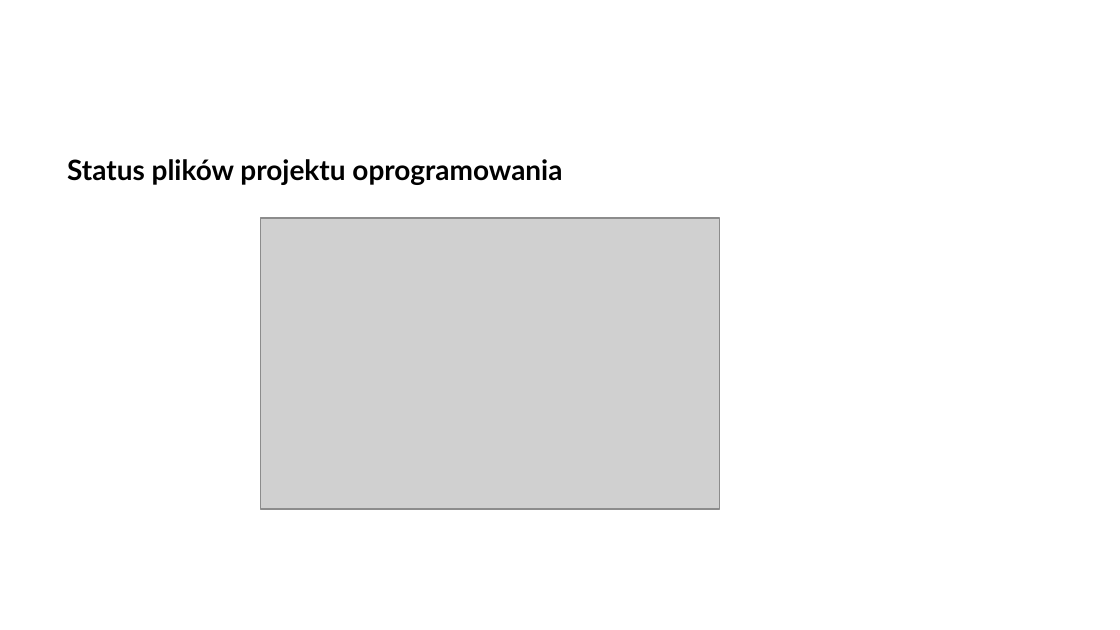
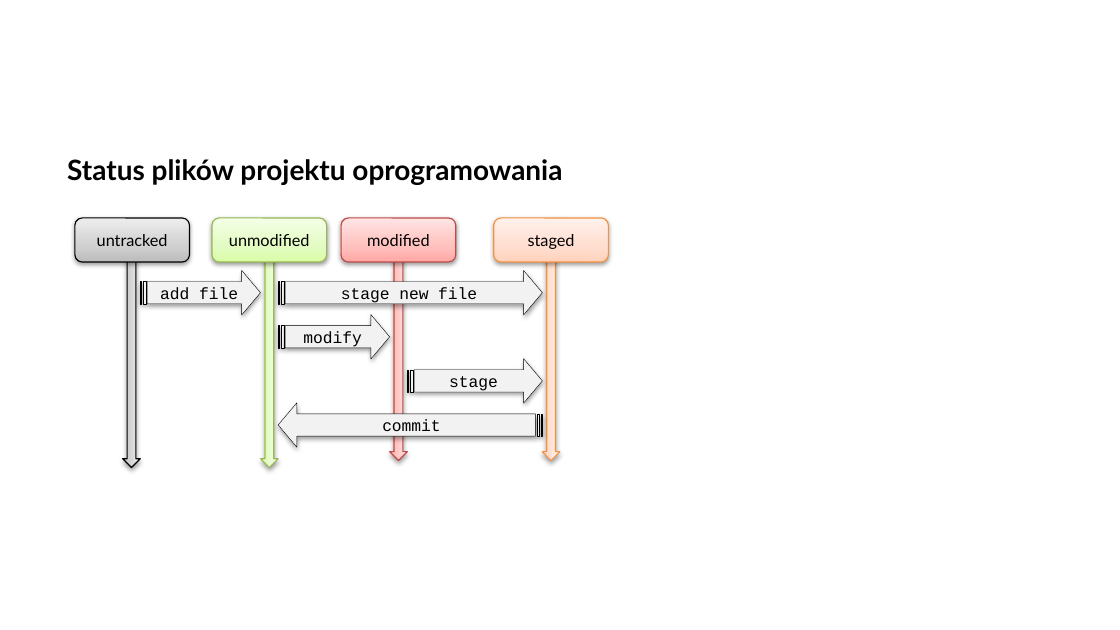
Before and after one commit to arturkwiek/gitlab-tutorial, a slide deck: slide 7 of gitLab - tutorial - git.pptx. Drawn at 1120x630 pixels with LibreOffice and Linux fonts; fonts in the diff are those of the drawing; grey boxes stand for pictures; background and template pictures are left out. Boxes give left, top, right and bottom in pixels: in the first picture for what was removed or moved away, otherwise in the second. Text is boxed around its words. In the diff, an @@ line names an element or a change of style, - is before the commit and + after.

```diff
--- a/gitLab - tutorial - git.pptx
+++ b/gitLab - tutorial - git.pptx
@@ rounded rectangle added at (75,218,189,262), fill gradient #BDBDBD to #D1D1D1 to #EEEEEE, outline #000000 0.75 pt, 10.5 pt, text #000000 @@
+untracked
@@ rounded rectangle added at (212,218,326,262), fill gradient #DAFDA7 to #E4FCC2 to #F5FFE7, outline #98B955 0.75 pt, 10.5 pt, text #000000 @@
+unmodified
@@ picture removed at (260,218,719,510) @@
@@ rounded rectangle added at (342,218,456,262), fill gradient #FFA6A5 to #FFC0BF to #FFE7E7, outline #BF4C48 0.75 pt, 10.5 pt, text #000000 @@
+modified
@@ rounded rectangle added at (494,218,608,262), fill gradient #FFD2BD to #FFDED0 to #FFF2ED, outline #F69240 0.75 pt, 10.5 pt, text #000000 @@
+staged
@@ right arrow added at (123,247,141,468), fill gradient #BDBDBD to #D1D1D1 to #EEEEEE, outline #000000 0.75 pt @@
@@ right arrow added at (260,247,278,468), fill gradient #DAFDA7 to #E4FCC2 to #F5FFE7, outline #98B955 0.75 pt @@
@@ right arrow added at (389,240,407,461), fill gradient #FFA6A5 to #FFC0BF to #FFE7E7, outline #BF4C48 0.75 pt @@
@@ right arrow added at (543,240,561,461), fill gradient #FFD2BD to #FFDED0 to #FFF2ED, outline #F69240 0.75 pt @@
@@ striped right arrow added at (140,270,260,315), fill #F2F2F2, outline #000000 0.25 pt, 10.5 pt, text #000000 @@
+add file
@@ striped right arrow added at (278,270,542,315), fill #F2F2F2, outline #000000 0.25 pt, 10.5 pt, text #000000 @@
+stage new file
@@ striped right arrow added at (278,315,390,360), fill #F2F2F2, outline #000000 0.25 pt, 10.5 pt, text #000000 @@
+modify
@@ striped right arrow added at (408,358,543,403), fill #F2F2F2, outline #000000 0.25 pt, 10.5 pt, text #000000 @@
+stage
@@ striped right arrow added at (278,403,542,448), fill #F2F2F2, outline #000000 0.25 pt, 10.5 pt, text #000000 @@
+commit
```
Also in this commit, not shown: 9 other slides changed, 4 slides added, 3 slides removed.
